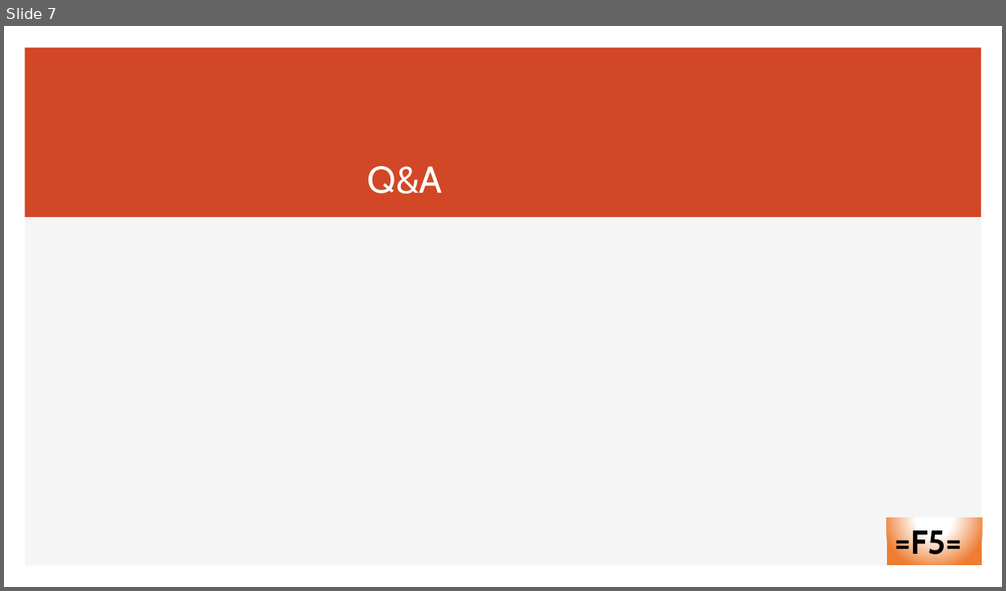
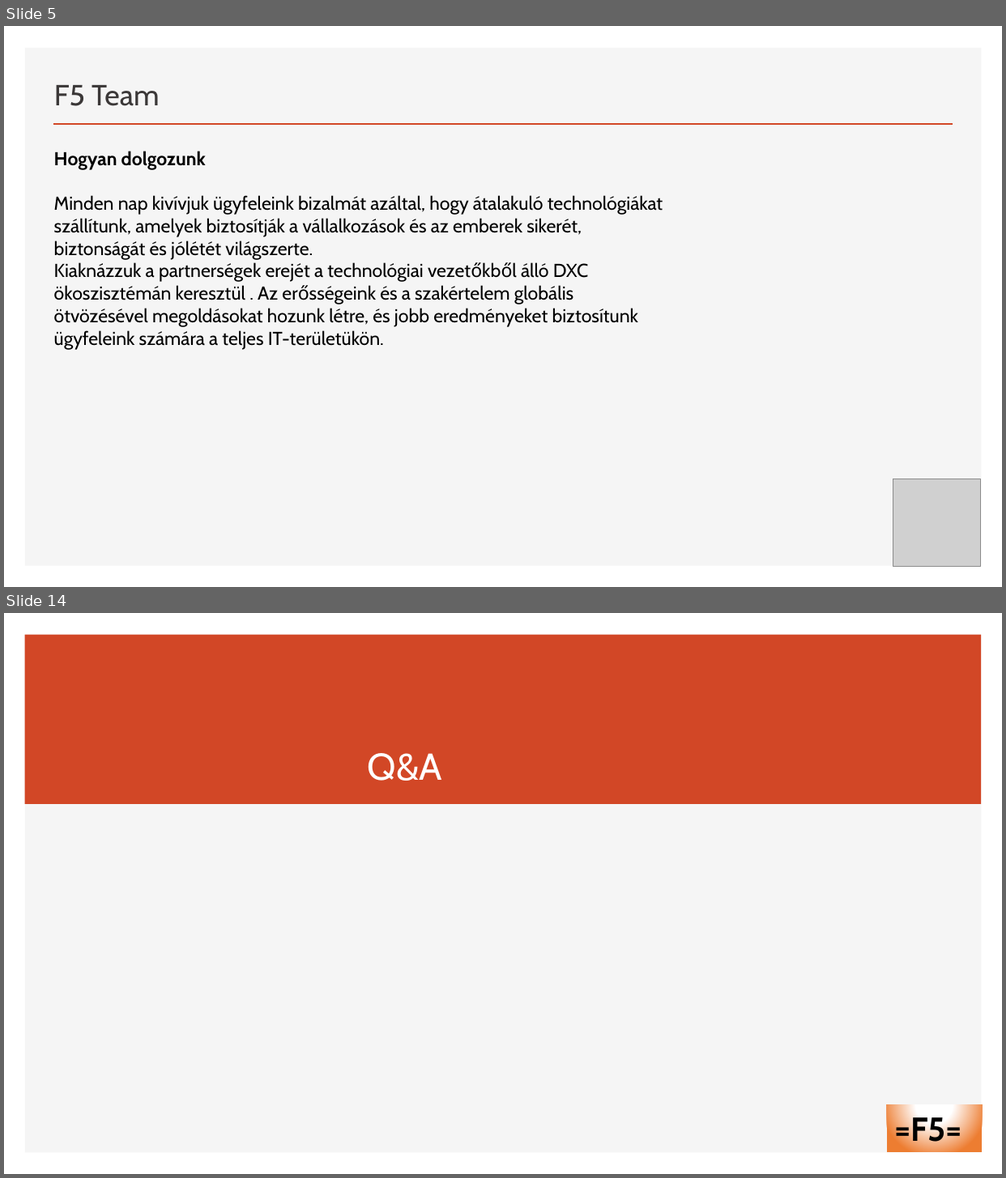
Before and after one commit to nikolettkoch/IKTProjectmunka_F5Team, a slide deck: F5 team bemutató.pptx. Shown one above the other, each under a label of ours: slide 7 before the commit, slides 5 and 14 after it; the slides between them are not shown. The pictures are 1006x591 and 1006x1178 pixels, drawn with LibreOffice and Linux fonts; fonts in the diff are those of the drawing; grey boxes stand for pictures. Boxes give left, top, right and bottom in pixels: in the first picture for what was removed or moved away, otherwise in the second. Text is boxed around its words. In the diff, an @@ line names an element or a change of style, - is before the commit and + after.

```diff
--- a/F5 team bemutató.pptx
+++ b/F5 team bemutató.pptx
@@ slide 5 added at box(4, 26, 1002, 587), background #FFFFFF; not listed: 1 template element that a slide beside it also shows @@
@@ title added at box(54, 85, 159, 106), 28 pt, text #3B3838 @@
+F5 Team
@@ line added from (53, 124) to (953, 124), #D24726 2 pt @@
@@ text added at box(54, 151, 663, 350), 18 pt, text #000000 @@
+Hogyan dolgozunk
+Minden nap kivívjuk ügyfeleink bizalmát azáltal, hogy átalakuló technológiákat szállítunk, amelyek biztosítják a vállalkozások és az emberek sikerét, biztonságát és jólétét világszerte.
+Kiaknázzuk a partnerségek erejét a technológiai vezetőkből álló DXC ökoszisztémán keresztül . Az erősségeink és a szakértelem globális ötvözésével megoldásokat hozunk létre, és jobb eredményeket biztosítunk ügyfeleink számára a teljes IT-területükön.
@@ picture added at box(893, 480, 981, 566) @@
@@ what was slide 7 is now slide 14 @@
```
Also in this commit, not shown: 6 slides changed, 6 other slides added, 1 other file.
